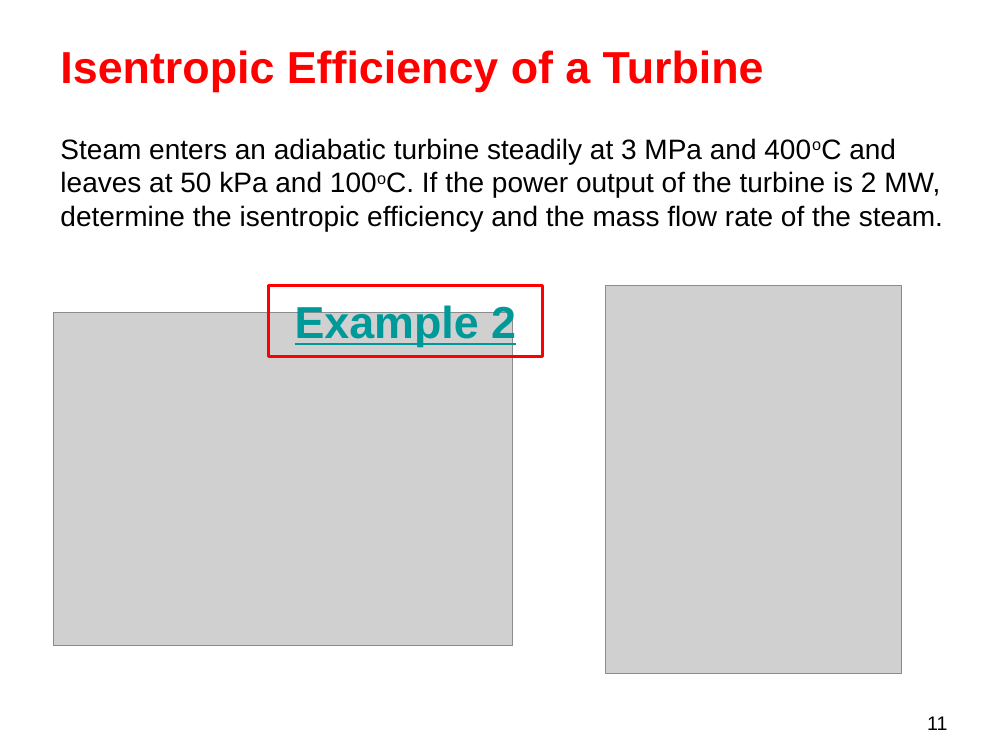
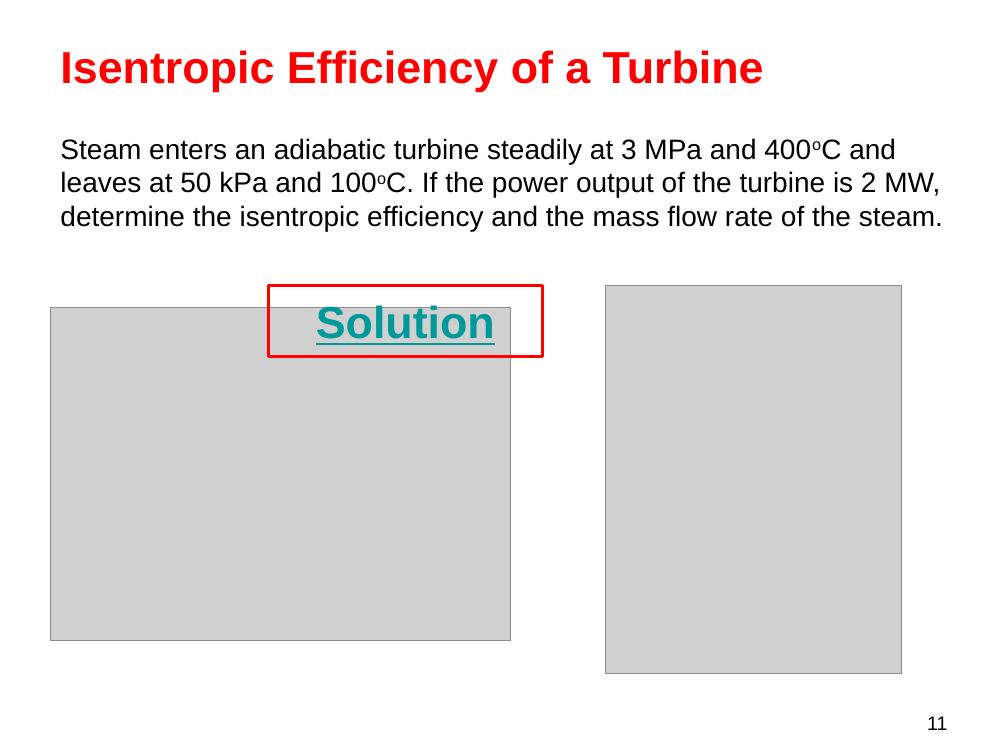
Before and after one commit to longapalooza/ENGR222, a slide deck: slide 11 of 15.Reversible Work.pptx. Drawn at 1008x756 pixels with LibreOffice and Linux fonts; fonts in the diff are those of the drawing; grey boxes stand for pictures. Boxes give left, top, right and bottom in pixels: in the first picture for what was removed or moved away, otherwise in the second. Text is boxed around its words. In the diff, an @@ line names an element or a change of style, - is before the commit and + after.

```diff
--- a/15.Reversible Work.pptx
+++ b/15.Reversible Work.pptx
@@ picture moved from (x1=53, y1=312, x2=513, y2=645) to (x1=50, y1=307, x2=510, y2=640) @@
@@ title at (x1=316, y1=303, x2=495, y2=345): text changed @@
-Example 2
+Solution
```
Also in this commit, not shown: 3 other slides changed.
